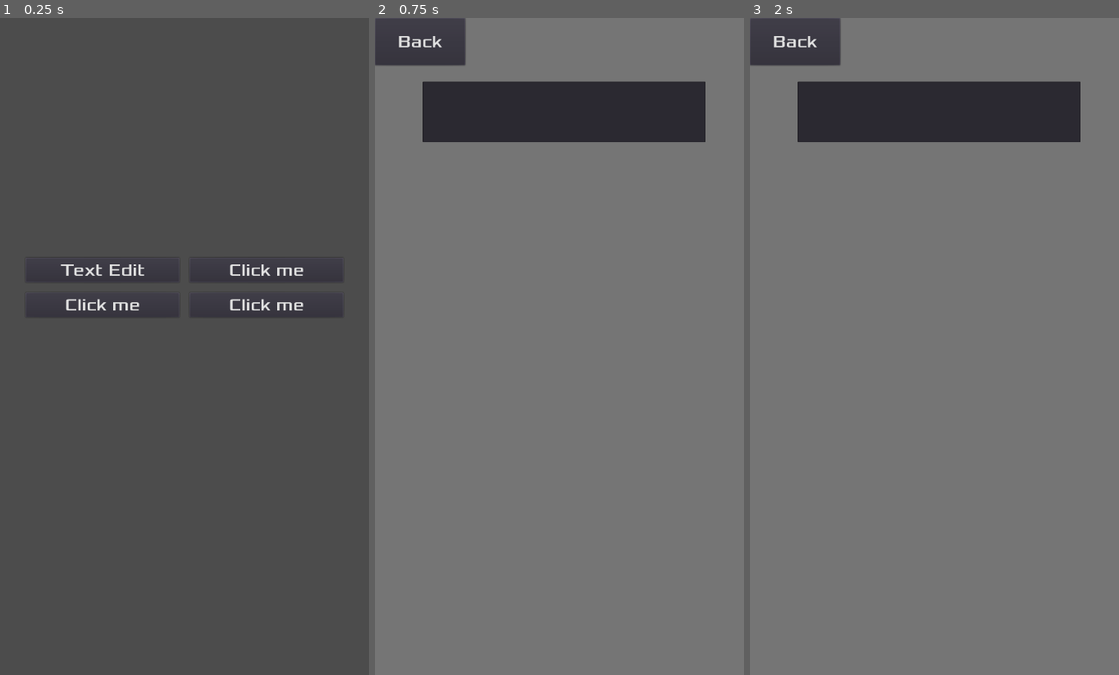
Above: before the commit, frames 1-3 (left to right).
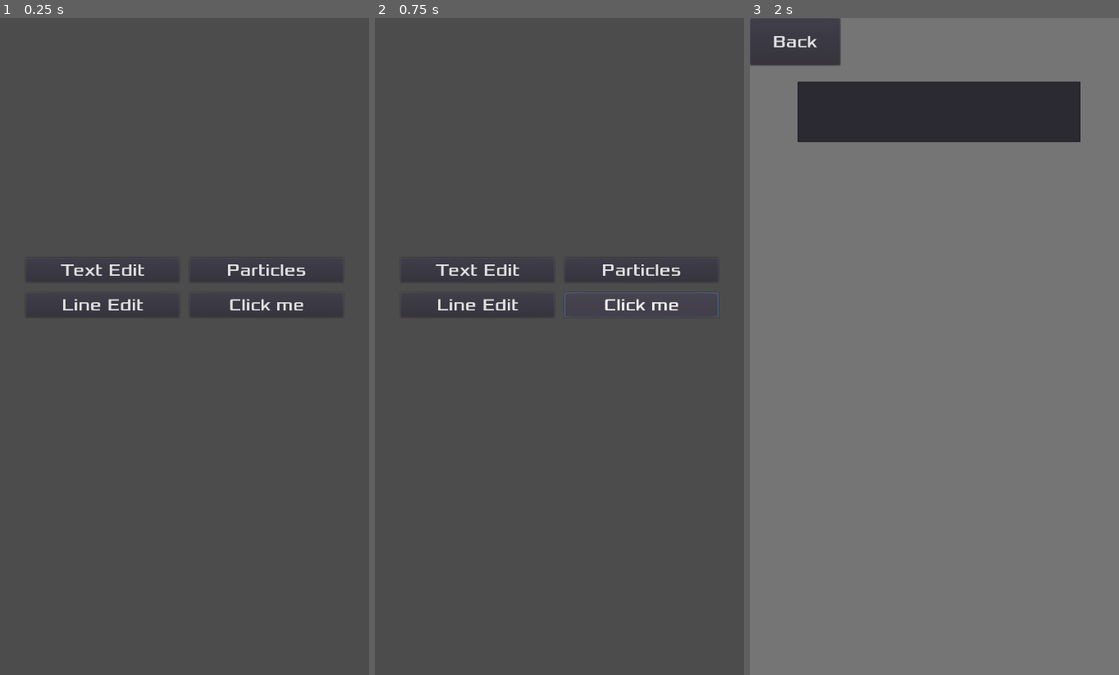
Above: after the commit, the same moments.

Repository: guo122/godotStudy
Game: Godot game, scene res://Scenes/Sample/SampleMainScene.tscn
The game is run twice, just before and just after one commit, with the same random seed, the same clock (stepped at 60 frames per second) and the same inputs.
Inputs:
- Up to frame 1 (0.25 s): no input
- Up to frame 2 (0.75 s): click "Click me" at 0.5 s
- Up to frame 3 (2 s): click "Click me" (after the commit: "Line Edit") at 1.25 s

The runs differ from the first frame. In frame 1, 0.4% of the frame differs, in the area x 17-83%, y 37-45%; in frame 2, 98%, in the area x 0-100%, y 0-100%; in frame 3, nothing differs.

Commit message:
add sample page.

Diff:
--- a/game/Scenes/Sample/SampleList.tscn
+++ b/game/Scenes/Sample/SampleList.tscn
@@ -45,7 +45,7 @@
 margin_right = 300.0
 margin_bottom = 533.0
 custom_fonts/font = SubResource( 1 )
-text = "Click me"
+text = "Line Edit"
 __meta__ = {
 "_edit_use_anchors_": false
 }
@@ -58,12 +58,12 @@
 custom_constants/separation = 20
 alignment = 1
 
-[node name="Button" type="Button" parent="MarginContainer/HBoxContainer/VBoxContainer2"]
+[node name="BtnParticles" type="Button" parent="MarginContainer/HBoxContainer/VBoxContainer2"]
 margin_top = 417.0
 margin_right = 300.0
 margin_bottom = 465.0
 custom_fonts/font = SubResource( 1 )
-text = "Click me"
+text = "Particles"
 __meta__ = {
 "_edit_use_anchors_": false
 }
@@ -79,3 +79,4 @@
 }
 [connection signal="button_up" from="MarginContainer/HBoxContainer/VBoxContainer/BtnTextEdit" to="." method="_on_BtnTextEdit_button_up"]
 [connection signal="button_up" from="MarginContainer/HBoxContainer/VBoxContainer/BtnLineEdit" to="." method="_on_BtnLineEdit_button_up"]
+[connection signal="button_up" from="MarginContainer/HBoxContainer/VBoxContainer2/BtnParticles" to="." method="_on_BtnParticles_button_up"]
--- a/game/Scenes/Sample/SampleMainScene.tscn
+++ b/game/Scenes/Sample/SampleMainScene.tscn
@@ -1,10 +1,11 @@
-[gd_scene load_steps=5 format=2]
+[gd_scene load_steps=6 format=2]
 
 [ext_resource path="res://Scripts/Framework/MainScene.gd" type="Script" id=1]
 [ext_resource path="res://Scenes/Sample/SampleList.tscn" type="PackedScene" id=2]
 [ext_resource path="res://Scenes/Sample/SampleTextEdit.tscn" type="PackedScene" id=3]
 [ext_resource path="res://Scenes/Sample/SampleLineEdit.tscn" type="PackedScene" id=4]
+[ext_resource path="res://Scenes/Sample/SampleParticles.tscn" type="PackedScene" id=5]
 
 [node name="Node" type="Node"]
 script = ExtResource( 1 )
-PanelSceneList = [ ExtResource( 2 ), ExtResource( 3 ), ExtResource( 4 ) ]
+PanelSceneList = [ ExtResource( 2 ), ExtResource( 3 ), ExtResource( 4 ), ExtResource( 5 ) ]
--- /dev/null
+++ b/game/Scenes/Sample/SampleParticles.tscn
@@ -0,0 +1,24 @@
+[gd_scene load_steps=2 format=2]
+
+[sub_resource type="ParticlesMaterial" id=1]
+flag_disable_z = true
+gravity = Vector3( 0, 98, 0 )
+initial_velocity_random = 1.0
+angular_velocity = -1.08447e-19
+orbit_velocity = 2.0
+orbit_velocity_random = 1.0
+linear_accel_random = 1.0
+radial_accel = 4.6
+radial_accel_random = 1.0
+hue_variation = 1.0
+hue_variation_random = 1.0
+
+[node name="Node2D" type="Node2D"]
+
+[node name="Particles2D" type="Particles2D" parent="."]
+position = Vector2( 196.002, 326.037 )
+amount = 1000
+lifetime = 20.0
+randomness = 1.0
+local_coords = false
+process_material = SubResource( 1 )
--- a/game/Scripts/Sample/SampleList.gd
+++ b/game/Scripts/Sample/SampleList.gd
@@ -1,6 +1,8 @@
 extends Node2D
 
 var panelMgr
+
+var isParticles: bool = false
 
 func _ready():
 	panelMgr = get_node("/root/PanelMgr")
@@ -12,3 +14,12 @@
 
 func _on_BtnLineEdit_button_up():
 	panelMgr.openPanel("SampleLineEdit")
+
+
+func _on_BtnParticles_button_up():
+	if isParticles:
+		panelMgr.closePanel_name("SampleParticles")
+		isParticles = false
+	else:
+		panelMgr.openPanel("SampleParticles")
+		isParticles = true
--- a/game/project.godot
+++ b/game/project.godot
@@ -20,7 +20,7 @@
 
 [application]
 
-config/name="Game"
+config/name="GDWay"
 run/main_scene="res://Scenes/Sample/SampleMainScene.tscn"
 config/icon="res://icon.png"
 
